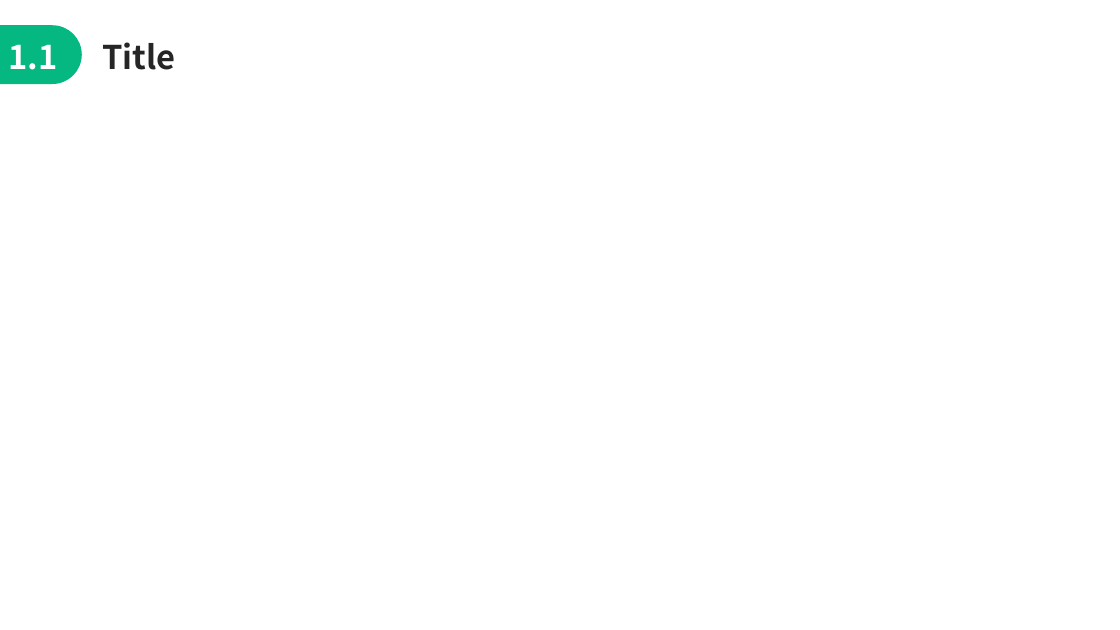
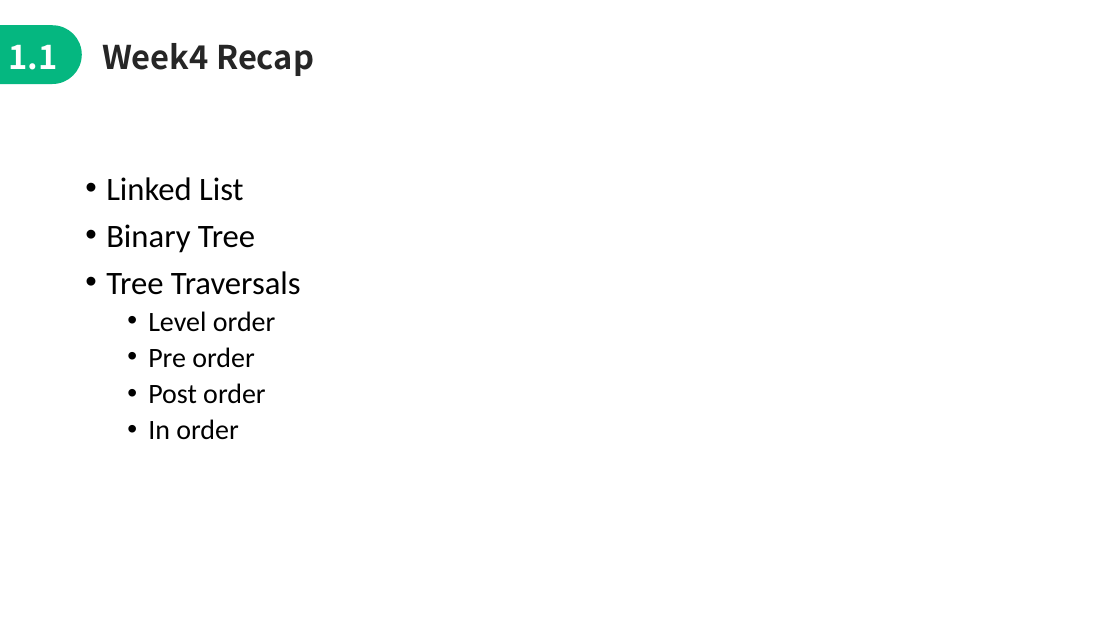
Before and after one commit to jimmyyih518/DSA2022Fall, a slide deck: slide 4 of week5/week5_slides.pptx. Drawn at 1120x630 pixels with LibreOffice and Linux fonts; fonts in the diff are those of the drawing. Boxes give left, top, right and bottom in pixels: in the first picture for what was removed or moved away, otherwise in the second. Text is boxed around its words. In the diff, an @@ line names an element or a change of style, - is before the commit and + after.

Commit message:
updated week5

```diff
--- a/week5/week5_slides.pptx
+++ b/week5/week5_slides.pptx
@@ text at bbox=[102, 43, 314, 76]: text changed @@
-Title
+Week4 Recap
@@ text added at bbox=[106, 177, 301, 440], 28 pt, text #000000 @@
+• Linked List
+• Binary Tree
+• Tree Traversals
+  • Level order
+  • Pre order
+  • Post order
+  • In order
```
Also in this commit, not shown: 8 other slides changed, 1 slide added, 1 slide removed, 2 other files.
